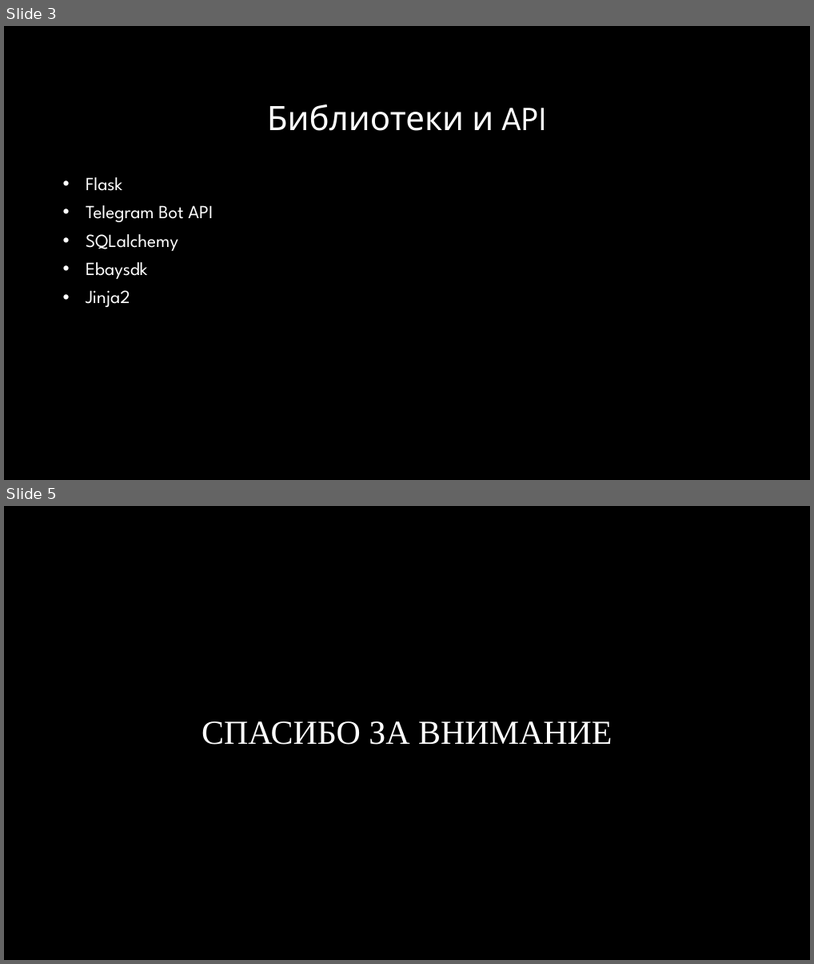
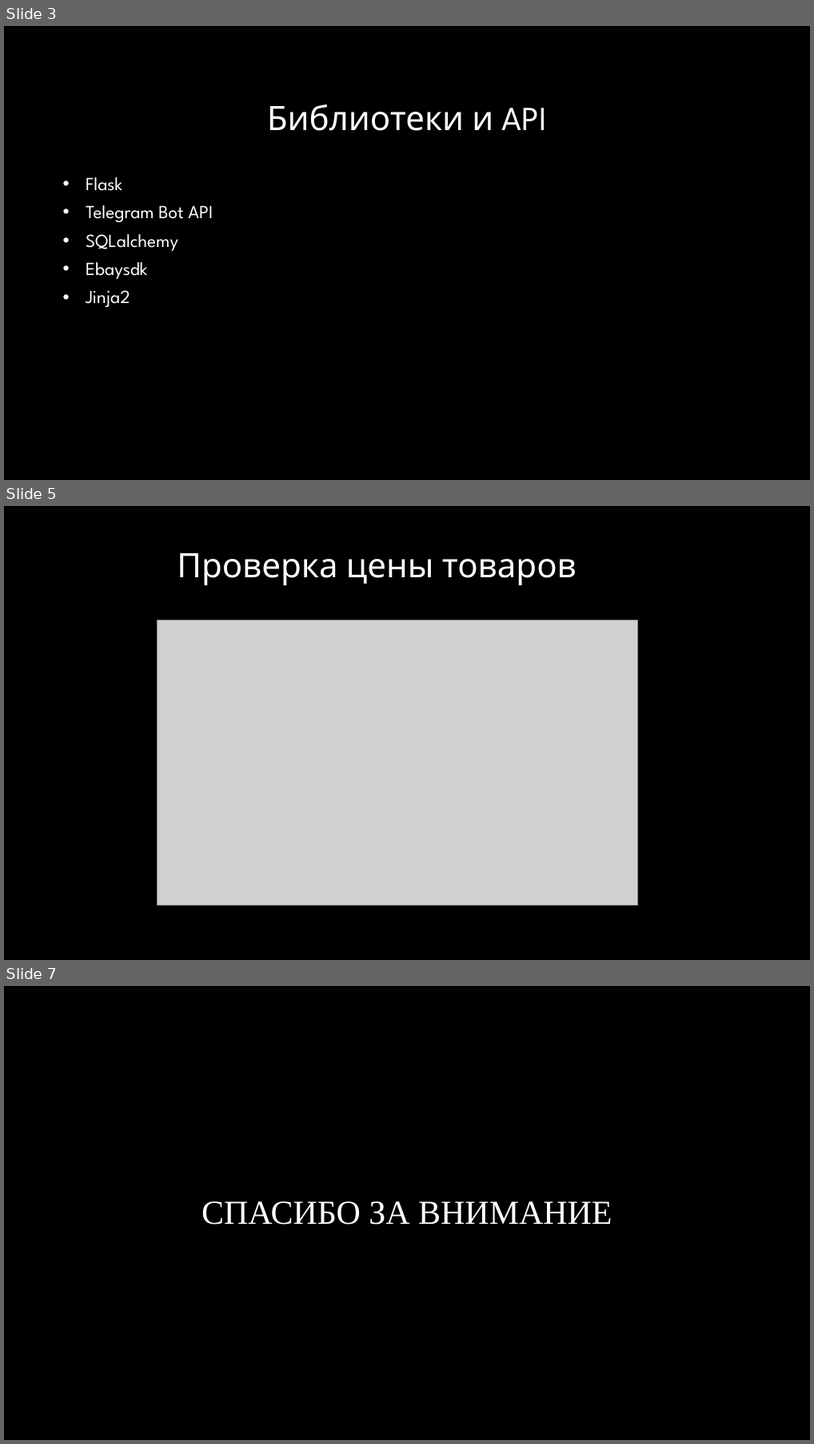
Before and after one commit to hochufenderyaguar/flask_app, a slide deck: flask.pptx. Shown one above the other, each under a label of ours: slides 3 and 5 before the commit, slides 3, 5 and 7 after it; the slides between them are not shown. The pictures are 814x964 and 814x1444 pixels, drawn with LibreOffice and Linux fonts; fonts in the diff are those of the drawing; grey boxes stand for pictures; background and template pictures are left out. Boxes give left, top, right and bottom in pixels: in the first picture for what was removed or moved away, otherwise in the second. Text is boxed around its words. In the diff, an @@ line names an element or a change of style, - is before the commit and + after.

```diff
--- a/flask.pptx
+++ b/flask.pptx
@@ slide 5 added at <box>4,506,810,960</box>, background #000000 @@
@@ title added at <box>177,553,577,585</box>, 40 pt, text #FFFFFF @@
+Проверка цены товаров
@@ picture added at <box>157,620,638,904</box> @@
@@ what was slide 5 is now slide 7 @@
```
Also in this commit, not shown: 1 slide changed, 2 other slides added, 1 slide removed.
